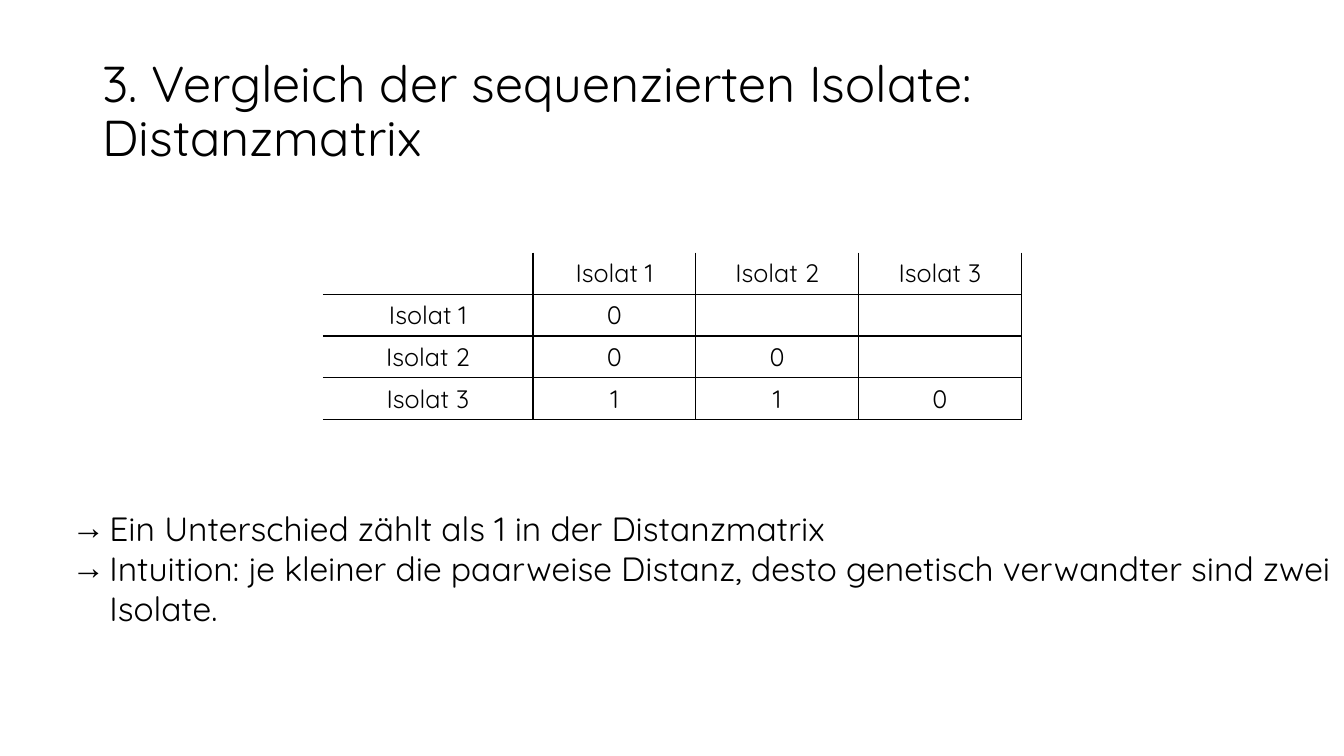
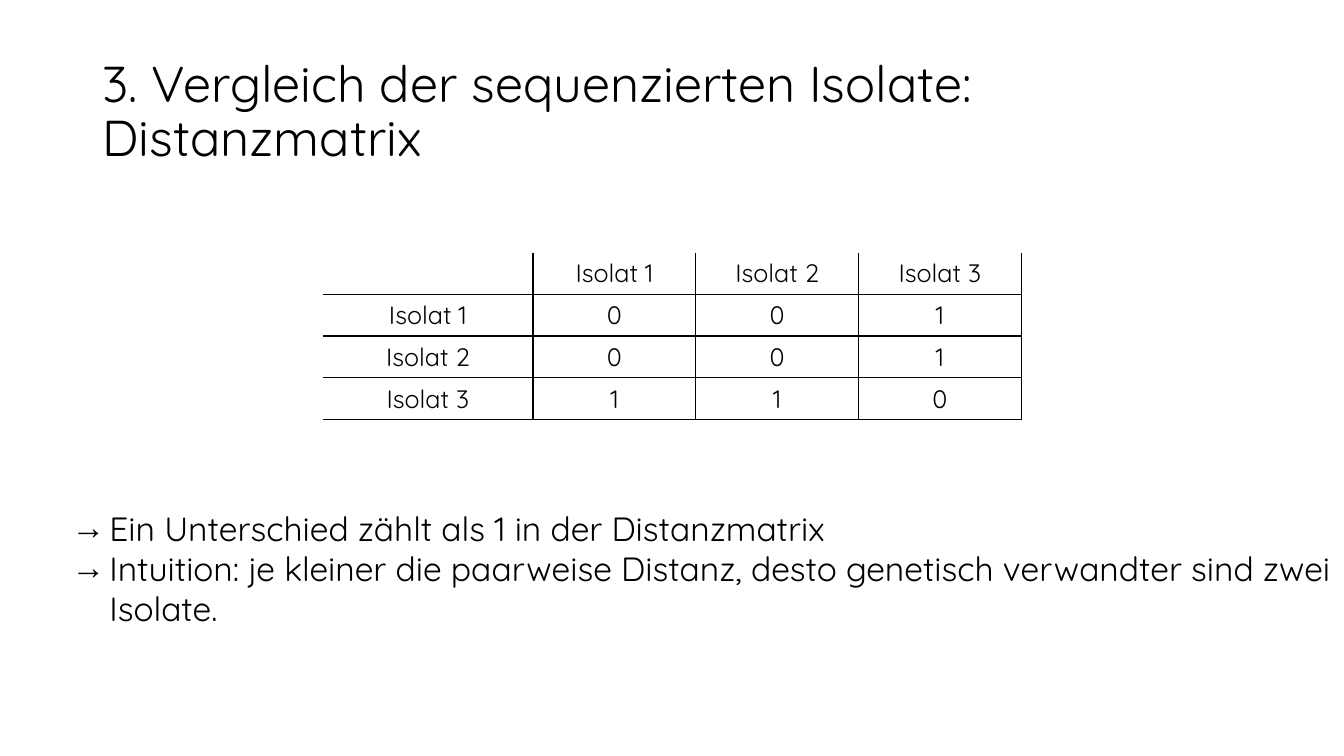
Before and after one commit to DiltheyLab/Teaching, a slide deck: slide 12 of Genomische Epidemiologie.pptx. Drawn at 1344x756 pixels with LibreOffice and Linux fonts; fonts in the diff are those of the drawing. Boxes give left, top, right and bottom in pixels: in the first picture for what was removed or moved away, otherwise in the second. Text is boxed around its words. In the diff, an @@ line names an element or a change of style, - is before the commit and + after.

```diff
--- a/Genomische Epidemiologie.pptx
+++ b/Genomische Epidemiologie.pptx
@@ table at bbox=[323, 253, 1020, 416] @@
-row 2, column 3: 
+row 2, column 3: 0
-row 2, column 4: 
+row 2, column 4: 1
-row 3, column 4: 
+row 3, column 4: 1
```
Also in this commit, not shown: 4 other slides changed.
